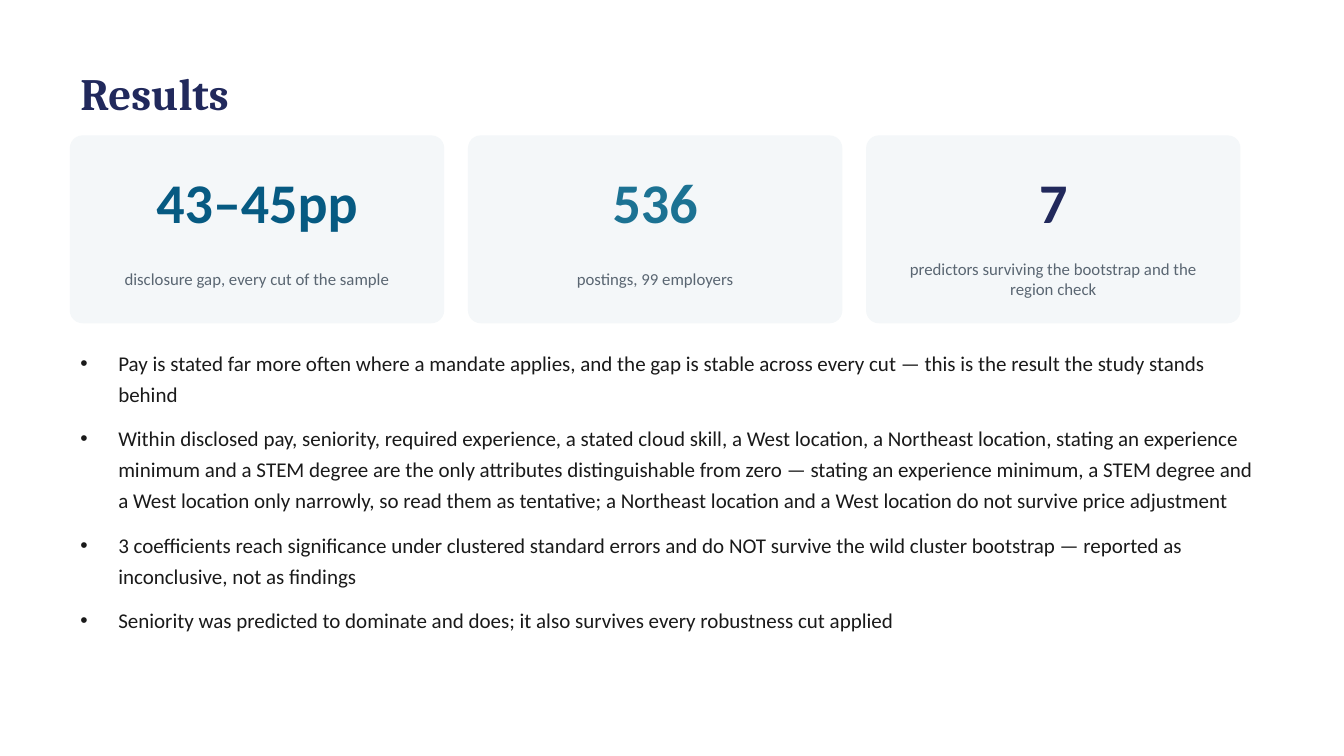
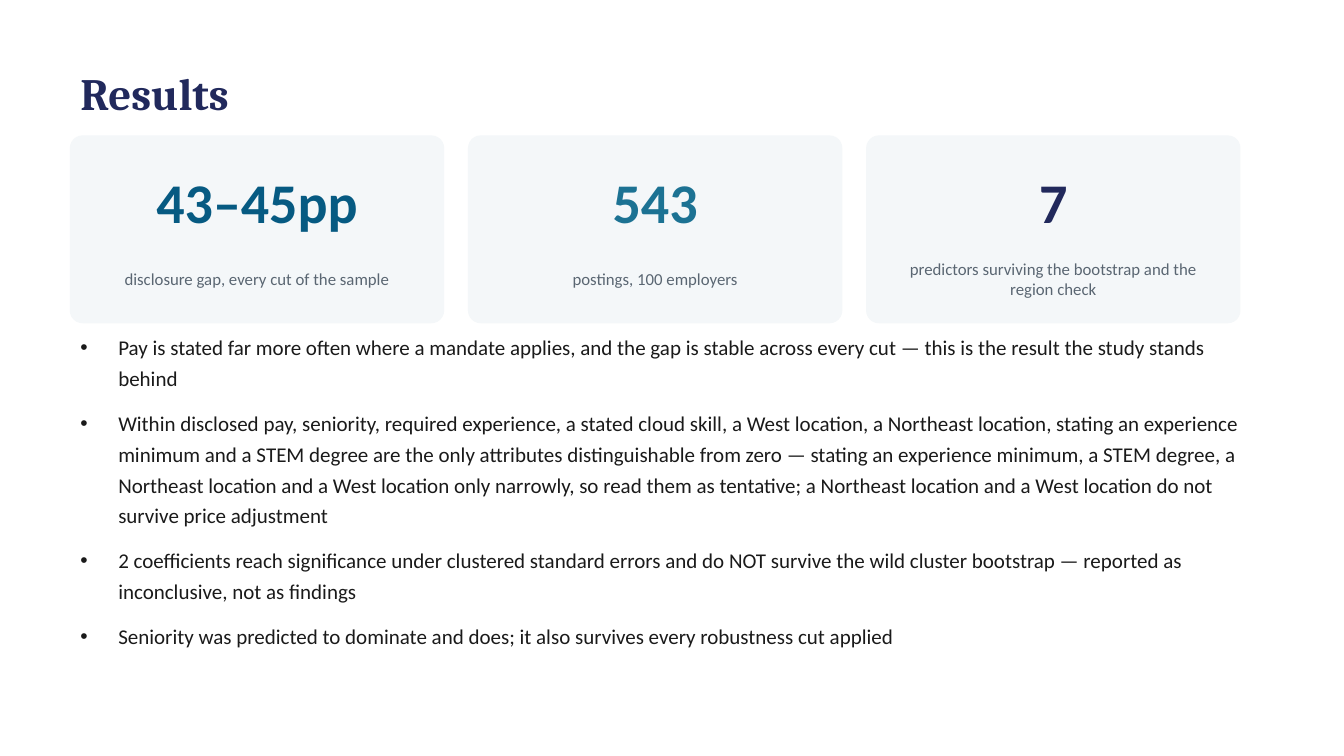
Before and after one commit to hendeal-cyber/Modern-Labor-Market-Data-Submission, a slide deck: slide 6 of paper/presentation.pptx. Drawn at 1344x756 pixels with LibreOffice and Linux fonts; fonts in the diff are those of the drawing. Boxes give left, top, right and bottom in pixels: in the first picture for what was removed or moved away, otherwise in the second. Text is boxed around its words. In the diff, an @@ line names an element or a change of style, - is before the commit and + after.

```diff
--- a/paper/presentation.pptx
+++ b/paper/presentation.pptx
@@ text at [613,186,698,224]: text changed @@
-536
+543
@@ text at [573,273,737,288]: text changed @@
-postings, 99 employers
+postings, 100 employers
@@ text at [118,416,1238,603]: text changed @@
-• Within disclosed pay, seniority, required experience, a stated cloud skill, a West location, a Northeast location, stating an experience minimum and a STEM degree are the only attributes distinguishable from zero — stating an experience minimum, a STEM degree and a West location only narrowly, so read them as tentative; a Northeast location and a West location do not survive price adjustment
-• 3 coefficients reach significance under clustered standard errors and do NOT survive the wild cluster bootstrap — reported as inconclusive, not as findings
+• Within disclosed pay, seniority, required experience, a stated cloud skill, a West location, a Northeast location, stating an experience minimum and a STEM degree are the only attributes distinguishable from zero — stating an experience minimum, a STEM degree, a Northeast location and a West location only narrowly, so read them as tentative; a Northeast location and a West location do not survive price adjustment
+• 2 coefficients reach significance under clustered standard errors and do NOT survive the wild cluster bootstrap — reported as inconclusive, not as findings
```
Also in this commit, not shown: 2 other slides changed, 19 other files.
